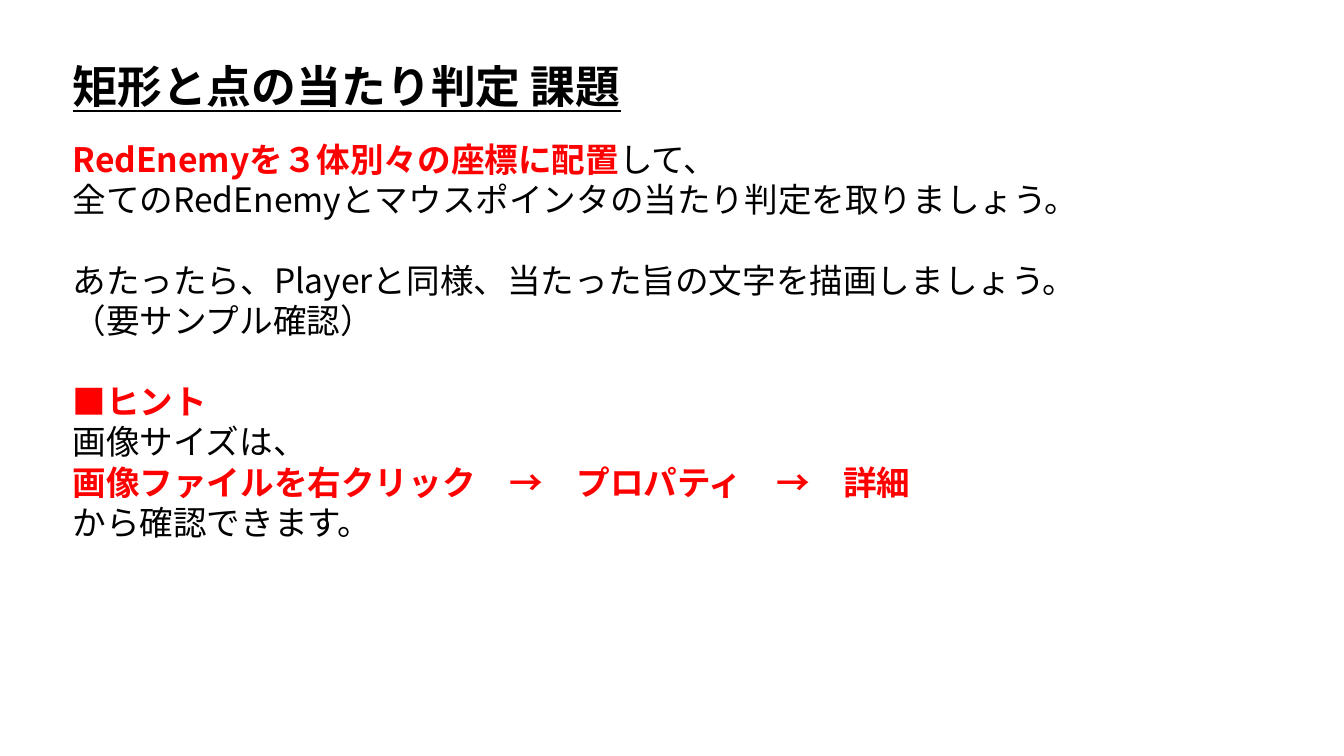
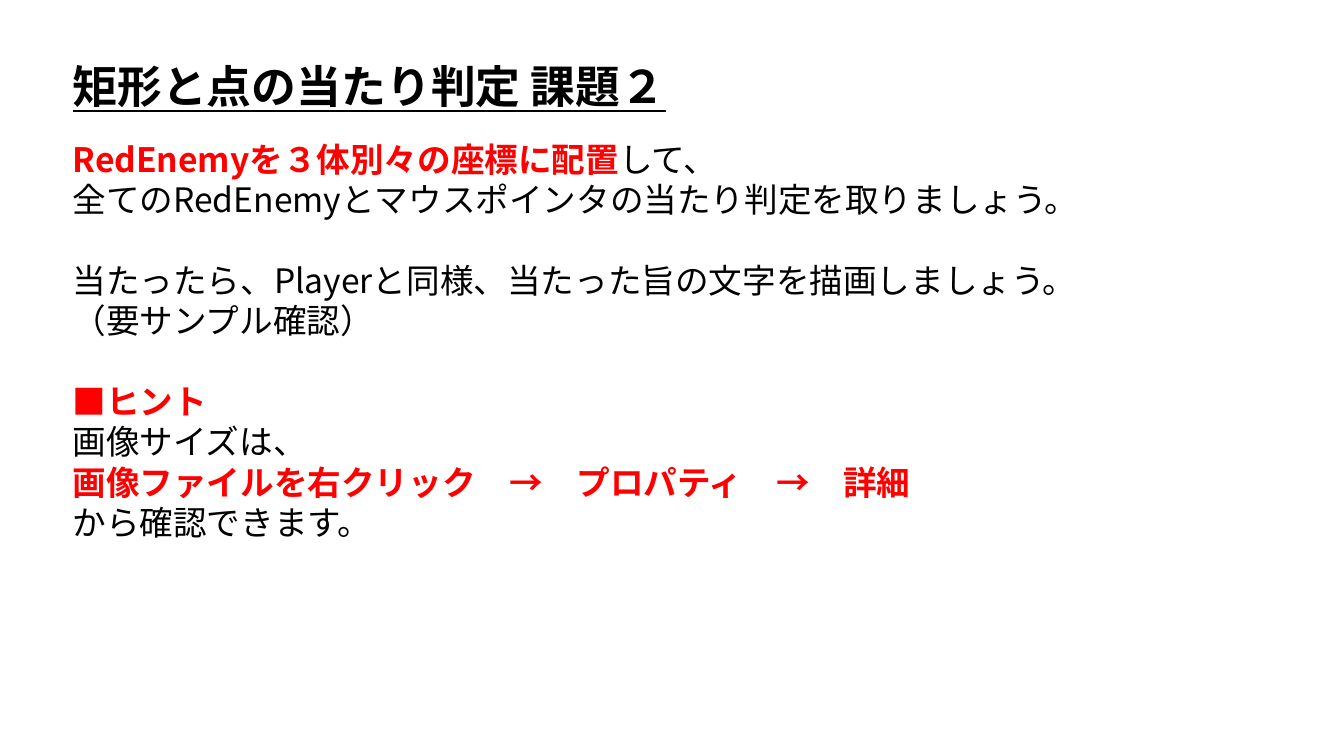
Before and after one commit to ArakiYusuke-Ohara/Textbook, a slide deck: slide 2 of ゲーム科1年/00_前期/ゲームプログラミングⅠ/13_矩形と点の当たり判定_課題.pptx. Drawn at 1344x756 pixels with LibreOffice and Linux fonts; fonts in the diff are those of the drawing. Boxes give left, top, right and bottom in pixels: in the first picture for what was removed or moved away, otherwise in the second. Text is boxed around its words. In the diff, an @@ line names an element or a change of style, - is before the commit and + after.

```diff
--- a/ゲーム科1年/00_前期/ゲームプログラミングⅠ/13_矩形と点の当たり判定_課題.pptx
+++ b/ゲーム科1年/00_前期/ゲームプログラミングⅠ/13_矩形と点の当たり判定_課題.pptx
@@ text at [73, 65, 665, 112]: text changed @@
-矩形と点の当たり判定 課題
+矩形と点の当たり判定 課題２
@@ text at [73, 264, 1077, 301]: text changed @@
-あたったら、Playerと同様、当たった旨の文字を描画しましょう。
+当たったら、Playerと同様、当たった旨の文字を描画しましょう。
```
Also in this commit, not shown: 1 other slide changed.
